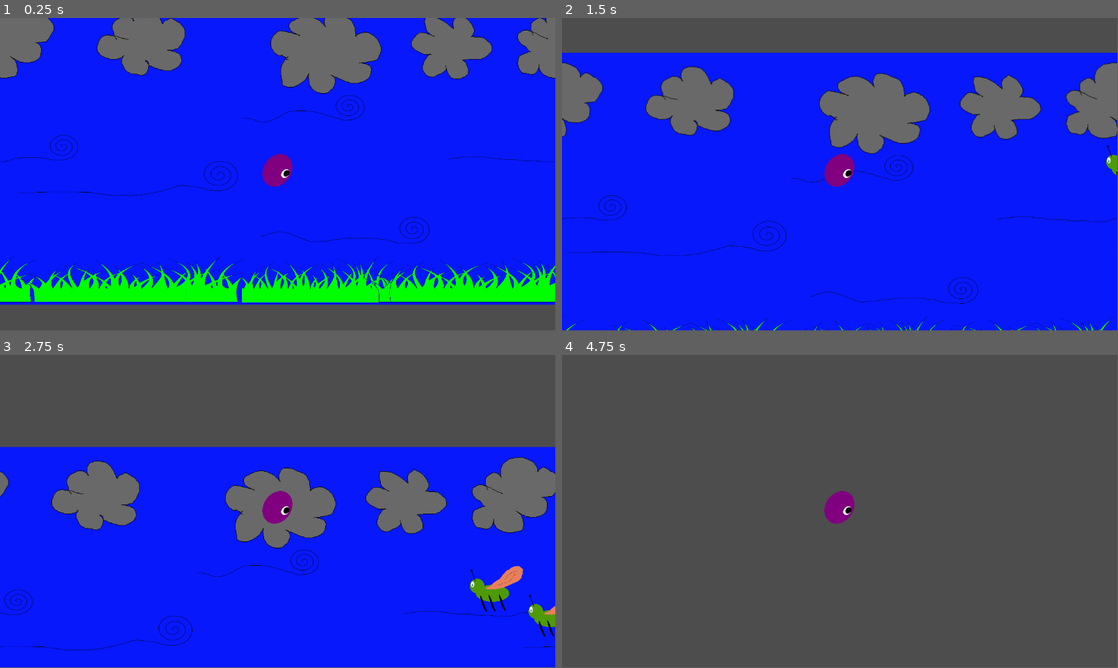
Above: before the commit, frames 1-4 (two rows, left to right).
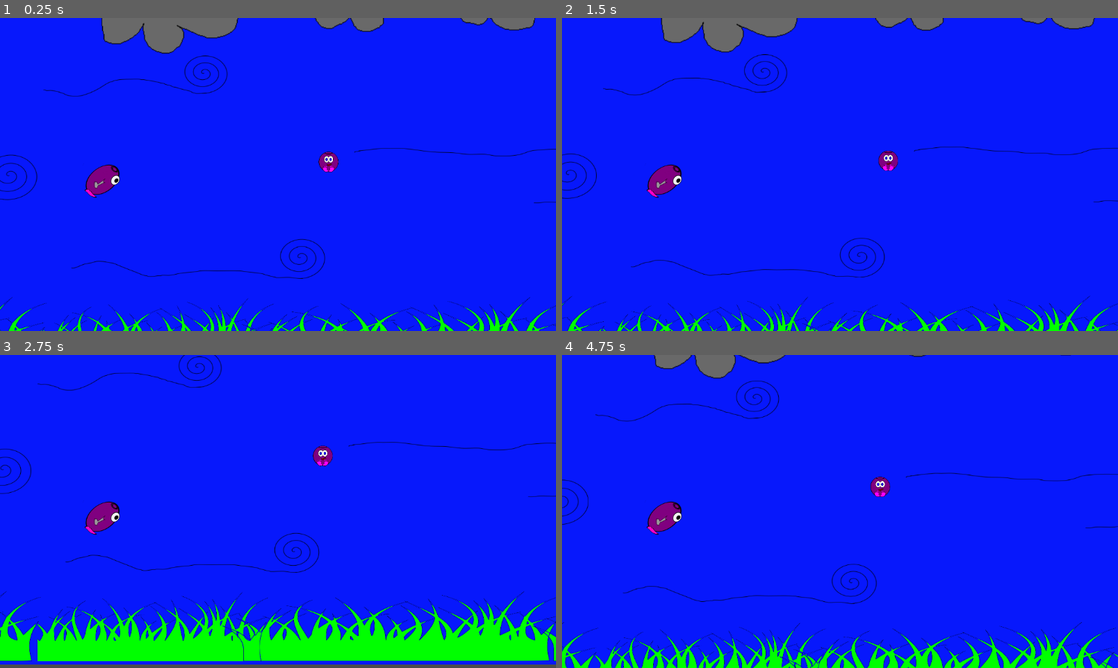
Above: after the commit, the same moments.

Repository: andrewdoesit/Spore-It
Game: Godot game, scene res://Levels/test_level.tscn
Same seed, same stepped clock (60 frames per second), same inputs: the game is played once before the commit and once after it.
Inputs:
- Up to frame 1 (0.25 s): no input
- Up to frame 2 (1.5 s): hold Up (up) 0.53-1.28 s; hold Left (stop, bound only after the commit) 0.53-1.28 s; hold Down (down) from 1.28 s (still down); tap Left (stop, bound only after the commit) at 1.35 s
- Up to frame 3 (2.75 s): release Down (down) at 2.03 s; hold Up (up) from 2.03 s (still down); hold Left (stop, bound only after the commit) from 2.03 s (still down)
- Up to frame 4 (4.75 s): release Left (stop, bound only after the commit) at 2.78 s; tap Left (stop, bound only after the commit) at 2.85, 4.35 s; release Up (up) at 3.53 s; hold Left (stop, bound only after the commit) 3.53-4.28 s; hold Down (down) from 3.53 s (still down)
In our replay, the window is 799x449 before the commit and 800x450 after it. These sizes can differ from the game's own. Grey fills any space a smaller window leaves; there, only what the larger window draws over its background counts as a difference.

The runs differ from the first frame. In frame 1, 29% of the frame differs, in the area x 0-100%, y 0-100%; in frame 2, 27%; in frame 3, 55%; in frame 4, 100%.

Commit message:
First Commit

Diff:
--- a/sporeit/Characters/Components/PlayerMovementComponent.gd
+++ b/sporeit/Characters/Components/PlayerMovementComponent.gd
@@ -1,16 +1,11 @@
 class_name CompPlayerMove
 
 extends Node
-# Gonna use this for quick reference probably wont keep it
+
 #NOTE: Must attach the script and assign to the characterbody2d
 @export var character : CharacterBody2D
 @export var vertical_speed : float = 300
 @export var foward_speed : float = 25
-
-# Called when the node enters the scene tree for the first time.
-func _ready() -> void:
-	pass # Replace with function body.
-
 
 # NOTE: Having Velocity has a physics effect
 # If you change to position it will give it a different effect
@@ -21,5 +16,7 @@
 		character.velocity.y -= vertical_speed * delta
 	if Input.is_action_pressed("down"):
 		character.velocity.y += vertical_speed * delta
+	if Input.is_action_pressed("stop"):
+		character.velocity =  Vector2.ZERO
 
 	character.move_and_slide()
--- a/sporeit/Characters/Enemies/fu_nat.gd
+++ b/sporeit/Characters/Enemies/fu_nat.gd
@@ -2,7 +2,22 @@
 
 
 var speed = 25
+var has_passed : bool = false
 
 func _physics_process(delta: float) -> void:
-	velocity.x -= speed * delta
-	move_and_slide()
+
+	if !has_passed:
+		position.x -= speed * delta
+		#move_and_slide()
+	elif has_passed:
+		print("Goodbye")
+		queue_free()
+
+func _on_visible_on_screen_notifier_2d_screen_entered() -> void:
+	# Keeping this for our bool safety
+	has_passed = false
+
+
+
+func _on_visible_on_screen_notifier_2d_screen_exited() -> void:
+	has_passed = true
--- a/sporeit/Characters/Enemies/fu_nat.tscn
+++ b/sporeit/Characters/Enemies/fu_nat.tscn
@@ -29,3 +29,8 @@
 position = Vector2(-1, -3)
 rotation = 1.56595
 shape = SubResource("CapsuleShape2D_vv5de")
+
+[node name="VisibleOnScreenNotifier2D" type="VisibleOnScreenNotifier2D" parent="."]
+
+[connection signal="screen_entered" from="VisibleOnScreenNotifier2D" to="." method="_on_visible_on_screen_notifier_2d_screen_entered"]
+[connection signal="screen_exited" from="VisibleOnScreenNotifier2D" to="." method="_on_visible_on_screen_notifier_2d_screen_exited"]
--- /dev/null
+++ b/sporeit/Characters/Items/spore_item.tscn
@@ -0,0 +1,28 @@
+[gd_scene load_steps=4 format=3 uid="uid://knl0l1ik4qin"]
+
+[ext_resource type="Texture2D" uid="uid://x01xm65hxx8q" path="res://Art/sporeitem_128.png" id="1_k4hqb"]
+
+[sub_resource type="CircleShape2D" id="CircleShape2D_voxfb"]
+radius = 40.0
+
+[sub_resource type="CircleShape2D" id="CircleShape2D_qb8qf"]
+radius = 39.0
+
+[node name="SporeItem" type="CharacterBody2D" groups=["SporeItem"]]
+collision_layer = 3
+collision_mask = 3
+
+[node name="Sprite2D" type="Sprite2D" parent="."]
+position = Vector2(4.72964, 5.16435)
+scale = Vector2(0.212555, 0.213614)
+texture = ExtResource("1_k4hqb")
+
+[node name="Area2D" type="Area2D" parent="."]
+
+[node name="CollisionShape2D" type="CollisionShape2D" parent="Area2D"]
+position = Vector2(5, 5)
+shape = SubResource("CircleShape2D_voxfb")
+
+[node name="CollisionShape2D" type="CollisionShape2D" parent="."]
+position = Vector2(5, 4)
+shape = SubResource("CircleShape2D_qb8qf")
--- a/sporeit/Characters/qubey.gd
+++ b/sporeit/Characters/qubey.gd
@@ -1,11 +1,13 @@
 extends CharacterBody2D
 
-
+# TODO: Find out what is wrong with the animations its hard to get the switches right
 var spores_collected = 0
-
+var play_foward_animation : bool = true
+var play_back_animation : bool = false
 
 func loose_game() -> void:
-	print()
+	$AnimatedSprite2D.play("move_foward")
+
 
 
 func _on_area_2d_body_entered(body: Node2D) -> void:
@@ -16,5 +18,8 @@
 		elif spores_collected <= 0:
 			#queue_free()
 			pass
-	#if body.is_in_group("powerup"):
-		#pass
+	if body.is_in_group("SporeItem"):
+		spores_collected += 1
+		# TODO: add the node to the player and have it trail behind him
+		body.queue_free()
+		print("Spores Collected: ", spores_collected)
--- a/sporeit/Characters/qubey.tscn
+++ b/sporeit/Characters/qubey.tscn
@@ -1,40 +1,67 @@
-[gd_scene load_steps=6 format=3 uid="uid://c4w5fwwe1x0h5"]
+[gd_scene load_steps=10 format=3 uid="uid://c4w5fwwe1x0h5"]
 
 [ext_resource type="Script" path="res://Characters/qubey.gd" id="1_5mw1n"]
-[ext_resource type="Texture2D" uid="uid://ccuvty4p8gfw8" path="res://Art/Characters/SporeConcept.png" id="1_lpbtb"]
+[ext_resource type="Texture2D" uid="uid://ish43r8k5c18" path="res://Art/Characters/spore1.png" id="2_bej81"]
 [ext_resource type="Script" path="res://Characters/Components/PlayerMovementComponent.gd" id="2_kftw4"]
+[ext_resource type="Texture2D" uid="uid://bsdbfdihb3rcp" path="res://Art/Characters/spore.png" id="2_lqjvf"]
+[ext_resource type="Texture2D" uid="uid://vde28vlm43aj" path="res://Art/Characters/spore2.png" id="4_a7ltx"]
+[ext_resource type="Texture2D" uid="uid://cpmbcjp0hku37" path="res://Art/Characters/spore3.png" id="5_vunwl"]
+
+[sub_resource type="SpriteFrames" id="SpriteFrames_uifw3"]
+animations = [{
+"frames": [{
+"duration": 1.0,
+"texture": ExtResource("2_lqjvf")
+}, {
+"duration": 1.0,
+"texture": ExtResource("2_bej81")
+}, {
+"duration": 1.0,
+"texture": ExtResource("4_a7ltx")
+}, {
+"duration": 1.0,
+"texture": ExtResource("5_vunwl")
+}],
+"loop": false,
+"name": &"move_foward",
+"speed": 5.0
+}]
 
 [sub_resource type="CapsuleShape2D" id="CapsuleShape2D_pxyax"]
-radius = 31.1084
-height = 128.183
+radius = 9.05525
+height = 36.4527
 
 [sub_resource type="CapsuleShape2D" id="CapsuleShape2D_6ixxm"]
-radius = 26.1017
-height = 70.531
+radius = 8.06207
+height = 27.7814
 
 [node name="Qubey" type="CharacterBody2D" groups=["Player"]]
 script = ExtResource("1_5mw1n")
 
-[node name="Sprite2D" type="Sprite2D" parent="."]
-scale = Vector2(0.1, 0.122)
-texture = ExtResource("1_lpbtb")
+[node name="AnimatedSprite2D" type="AnimatedSprite2D" parent="."]
+position = Vector2(-3, 1)
+scale = Vector2(0.38835, 0.38835)
+sprite_frames = SubResource("SpriteFrames_uifw3")
+animation = &"move_foward"
 
 [node name="CompPlayerMove" type="Node" parent="." node_paths=PackedStringArray("character")]
 script = ExtResource("2_kftw4")
 character = NodePath("..")
 
 [node name="Camera2D" type="Camera2D" parent="."]
+offset = Vector2(250, 0)
+zoom = Vector2(1.5, 1.5)
 
 [node name="Area2D" type="Area2D" parent="."]
 
 [node name="CollisionShape2D" type="CollisionShape2D" parent="Area2D"]
-position = Vector2(35, -11)
-rotation = 1.54064
+position = Vector2(13, 3)
+rotation = 1.45469
 shape = SubResource("CapsuleShape2D_pxyax")
 
 [node name="CollisionShape2D" type="CollisionShape2D" parent="."]
-position = Vector2(0, -9)
-rotation = 0.598581
+position = Vector2(6, 3)
+rotation = 1.05856
 shape = SubResource("CapsuleShape2D_6ixxm")
 
 [connection signal="body_entered" from="Area2D" to="." method="_on_area_2d_body_entered"]
--- /dev/null
+++ b/sporeit/Levels/Cartoons/beginning_story.gd
@@ -0,0 +1,6 @@
+extends CanvasLayer
+
+
+# Called when the node enters the scene tree for the first time.
+func _ready() -> void:
+	$AnimatedSprite2D.play()
--- /dev/null
+++ b/sporeit/Levels/Cartoons/beginning_story.tscn
@@ -0,0 +1,65 @@
+[gd_scene load_steps=10 format=3 uid="uid://ywovjije2se6"]
+
+[ext_resource type="Script" path="res://Levels/Cartoons/beginning_story.gd" id="1_bnpsx"]
+[ext_resource type="Texture2D" uid="uid://dlsmf4a84kh0h" path="res://Art/Background/clouds_prama.png" id="1_u0ky5"]
+[ext_resource type="Texture2D" uid="uid://bol6w58dvisi5" path="res://Art/Background/lightning.png" id="2_luk67"]
+[ext_resource type="Texture2D" uid="uid://dqf7xojm2gb5v" path="res://Art/Background/poop.png" id="4_83pk3"]
+
+[sub_resource type="AtlasTexture" id="AtlasTexture_mn1y2"]
+atlas = ExtResource("2_luk67")
+region = Rect2(0, 0, 314, 531)
+
+[sub_resource type="AtlasTexture" id="AtlasTexture_xh2i4"]
+atlas = ExtResource("2_luk67")
+region = Rect2(314, 0, 314, 531)
+
+[sub_resource type="AtlasTexture" id="AtlasTexture_4815n"]
+atlas = ExtResource("2_luk67")
+region = Rect2(0, 531, 314, 531)
+
+[sub_resource type="AtlasTexture" id="AtlasTexture_rb4ju"]
+atlas = ExtResource("2_luk67")
+region = Rect2(314, 531, 314, 531)
+
+[sub_resource type="SpriteFrames" id="SpriteFrames_kbmvf"]
+animations = [{
+"frames": [{
+"duration": 1.0,
+"texture": SubResource("AtlasTexture_mn1y2")
+}, {
+"duration": 1.0,
+"texture": SubResource("AtlasTexture_xh2i4")
+}, {
+"duration": 1.0,
+"texture": SubResource("AtlasTexture_4815n")
+}, {
+"duration": 1.0,
+"texture": SubResource("AtlasTexture_rb4ju")
+}],
+"loop": true,
+"name": &"default",
+"speed": 5.0
+}]
+
+[node name="BeginningStory" type="CanvasLayer"]
+script = ExtResource("1_bnpsx")
+
+[node name="TextureRect" type="TextureRect" parent="."]
+offset_right = 1152.0
+offset_bottom = 646.0
+texture = ExtResource("1_u0ky5")
+
+[node name="AnimatedSprite2D" type="AnimatedSprite2D" parent="."]
+position = Vector2(303, 310)
+scale = Vector2(0.41879, 0.41879)
+sprite_frames = SubResource("SpriteFrames_kbmvf")
+frame = 1
+frame_progress = 0.788886
+
+[node name="Camera2D" type="Camera2D" parent="."]
+position = Vector2(575, 324)
+
+[node name="Sprite2D" type="Sprite2D" parent="."]
+position = Vector2(91, 550)
+scale = Vector2(0.247462, 0.247462)
+texture = ExtResource("4_83pk3")
--- a/sporeit/Levels/test_level.gd
+++ b/sporeit/Levels/test_level.gd
@@ -2,20 +2,20 @@
 # TODO: Have the gnats spawn One at a time and when off the screen quefree
 
 
-@onready var screen_view = $Qubey/Camera2D
+@onready var camera = $Qubey/Camera2D
 @onready var gnat = preload("res://Characters/Enemies/fu_nat.tscn")
-var spawned_gnats = []
+
 
 # Called when the node enters the scene tree for the first time.
 func _ready() -> void:
 	spawn_gnat()
-	remove_gnat()
+	spawn_gnat()
+	spawn_gnat()
+
 
 func get_random_spawn_position() -> Vector2:
-	# TODO: Take the center point value and return a random point off screen
-	# Add to the point size of half the view port for the X axis
-	# Get the hieght of the view port and divide by 4 for spawning on Y axis
-	var spawn_position = screen_view.get_screen_center_position()
+	# BUG: Seems to only work one time they get clustered
+	var spawn_position = camera.get_screen_center_position()
 	spawn_position.x = spawn_position.x * 10
 	spawn_position.y = randi_range(0, 648)
 	return spawn_position
@@ -23,11 +23,4 @@
 func spawn_gnat() -> void:
 	var enemy = gnat.instantiate()
 	add_child(enemy)
-	spawned_gnats.append(enemy)
 	enemy.position = get_random_spawn_position()
-
-func remove_gnat() -> void:
-	await get_tree().create_timer(3.0).timeout
-	for i in spawned_gnats:
-		i.queue_free()
-		spawned_gnats.clear()
--- a/sporeit/Levels/test_level.tscn
+++ b/sporeit/Levels/test_level.tscn
@@ -2,16 +2,16 @@
 
 [ext_resource type="Script" path="res://Levels/test_level.gd" id="1_bihoy"]
 [ext_resource type="PackedScene" uid="uid://daxshewlgea0n" path="res://Levels/Backgrounds/background.tscn" id="2_vj0hf"]
-[ext_resource type="PackedScene" uid="uid://b58l8l7oh1x7i" path="res://Characters/Enemies/fu_nat.tscn" id="3_lslgi"]
 [ext_resource type="PackedScene" uid="uid://c4w5fwwe1x0h5" path="res://Characters/qubey.tscn" id="4_4pxbp"]
+[ext_resource type="PackedScene" uid="uid://knl0l1ik4qin" path="res://Characters/Items/spore_item.tscn" id="4_mdwsk"]
 
 [node name="TestLevel" type="Node2D"]
 script = ExtResource("1_bihoy")
 
 [node name="Background" parent="." instance=ExtResource("2_vj0hf")]
 
+[node name="SporeItem" parent="." instance=ExtResource("4_mdwsk")]
+position = Vector2(397, 355)
+
 [node name="Qubey" parent="." instance=ExtResource("4_4pxbp")]
 position = Vector2(81, 377)
-
-[node name="FuNat" parent="." instance=ExtResource("3_lslgi")]
-position = Vector2(766, 156)
--- a/sporeit/project.godot
+++ b/sporeit/project.godot
@@ -17,10 +17,15 @@
 boot_splash/image="res://TheMooseBear.png"
 config/icon="res://TheMooseBear.png"
 
+[display]
+
+window/stretch/mode="viewport"
+
 [global_group]
 
 enemy=""
 Player=""
+SporeItem=""
 
 [input]
 
@@ -34,3 +39,8 @@
 "events": [Object(InputEventKey,"resource_local_to_scene":false,"resource_name":"","device":-1,"window_id":0,"alt_press …(195 unchanged characters)…
 ]
 }
+stop={
+"deadzone": 0.5,
+"events": [Object(InputEventKey,"resource_local_to_scene":false,"resource_name":"","device":-1,"window_id":0,"alt_pressed":false,"shift_pressed":false,"ctrl_pressed":false,"meta_pressed":false,"pressed":false,"keycode":0,"physical_keycode":4194319,"key_label":0,"unicode":0,"location":0,"echo":false,"script":null)
+]
+}
Binary file added: sporeit/Art/Background/lightning.png
Not shown, added: sporeit/Art/Background/lightning.png.import
Binary file added: sporeit/Art/Background/poop.png
Not shown, added: sporeit/Art/Background/poop.png.import
Binary file removed: sporeit/Art/Characters/SporeConcept.png
Binary file added: sporeit/Art/Characters/spore.png
Not shown, changed: sporeit/Art/Characters/spore.png.import
Binary file added: sporeit/Art/Characters/spore1.png
Not shown, added: sporeit/Art/Characters/spore1.png.import
Binary file added: sporeit/Art/Characters/spore2.png
Not shown, added: sporeit/Art/Characters/spore2.png.import
Binary file added: sporeit/Art/Characters/spore3.png
(and 4 more such lines)
